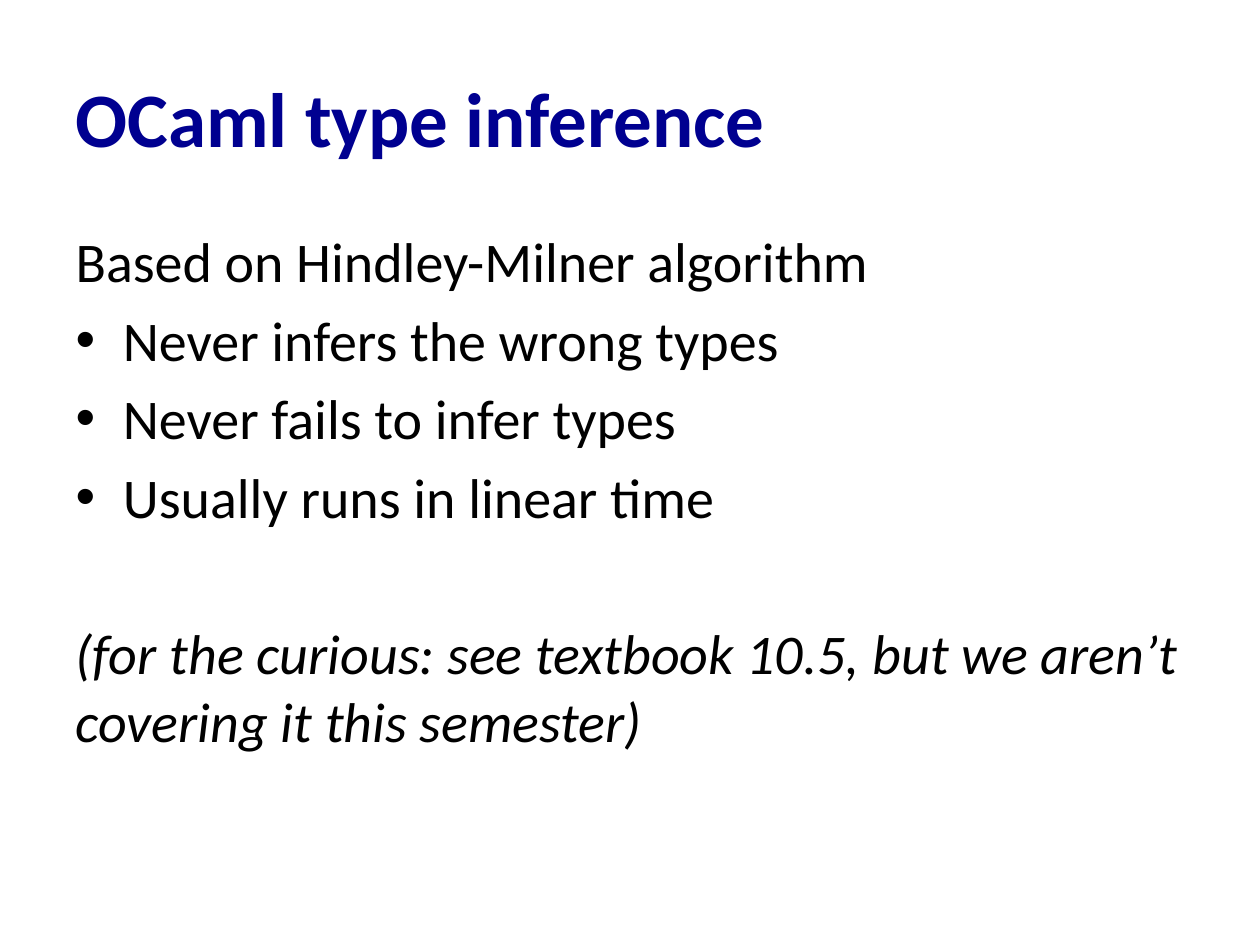
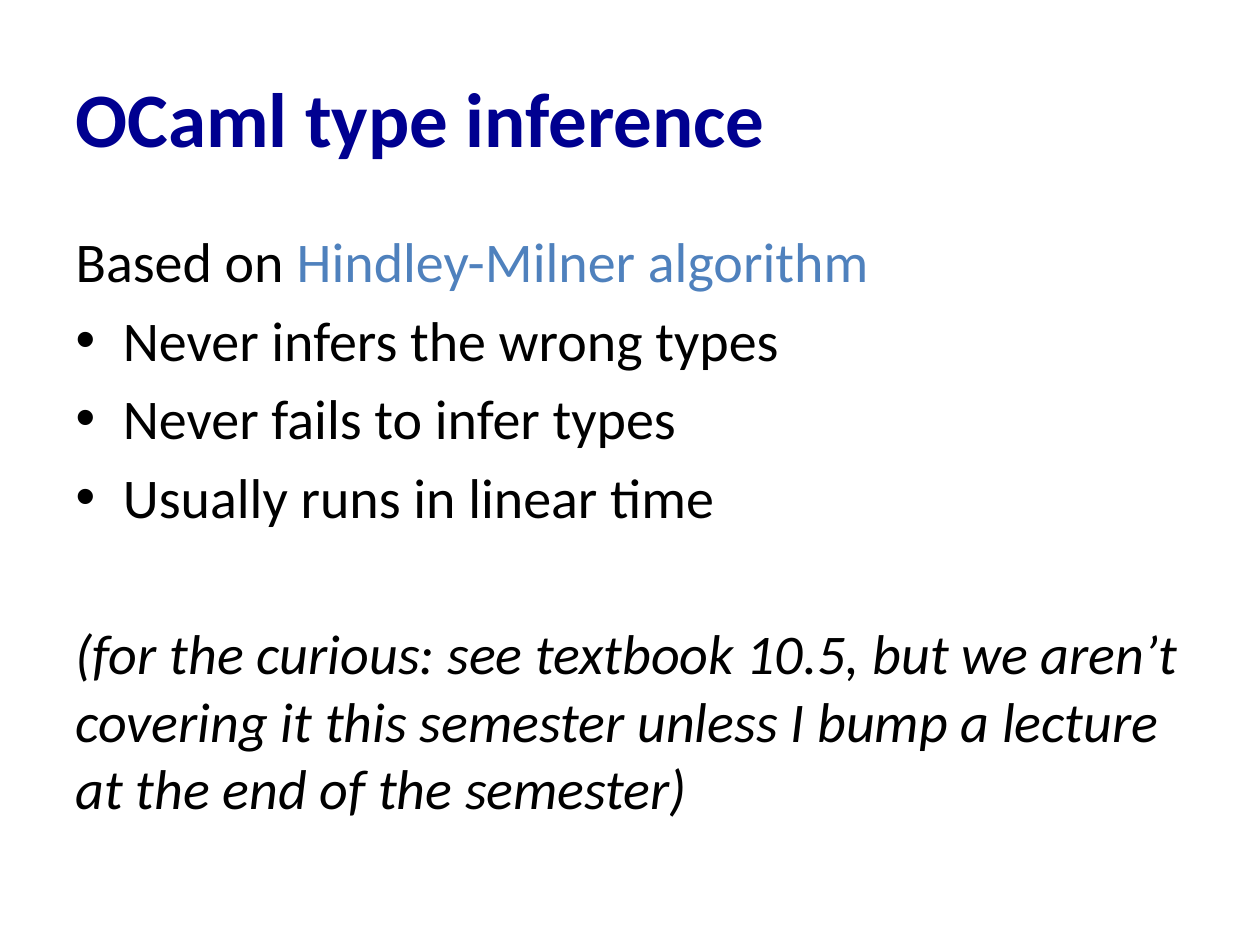
Before and after one commit to cs3110/materials-2019fa, a slide deck: slide 26 of 19-type-systems/lec.pptx (slide 25 before the commit). Drawn at 1260x945 pixels with LibreOffice and Linux fonts; fonts in the diff are those of the drawing. Boxes give left, top, right and bottom in pixels: in the first picture for what was removed or moved away, otherwise in the second. Text is boxed around its words. In the diff, an @@ line names an element or a change of style, - is before the commit and + after.

Commit message:
Revise lec19 slides

```diff
--- a/19-type-systems/lec.pptx
+++ b/19-type-systems/lec.pptx
@@ text at (76, 243, 868, 292): text colour #000000 to #4F81BD in "Hindley-Milner algorithm" @@
@@ text at (76, 633, 1177, 817): text changed @@
-(for the curious: see textbook 10.5, but we aren’t covering it this semester)
+(for the curious: see textbook 10.5, but we aren’t covering it this semester unless I bump a lecture at the end of the semester)
```
Also in this commit, not shown: 4 other slides changed, 1 slide added, 1 other file.
